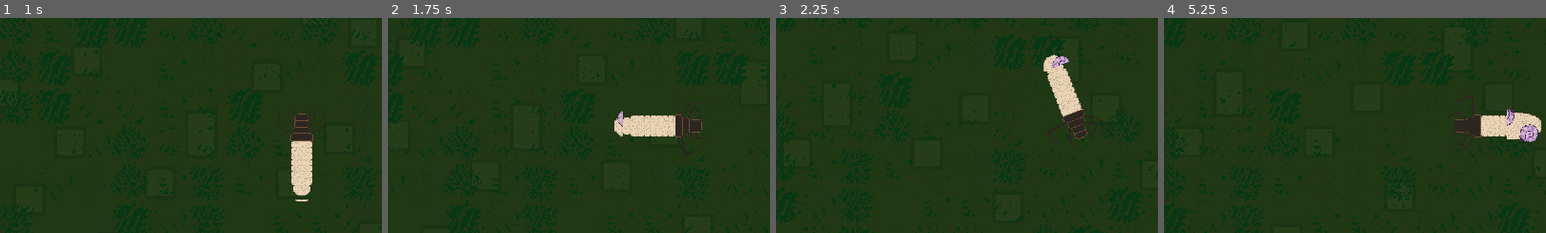
Above: before the commit, frames 1-4 (left to right).
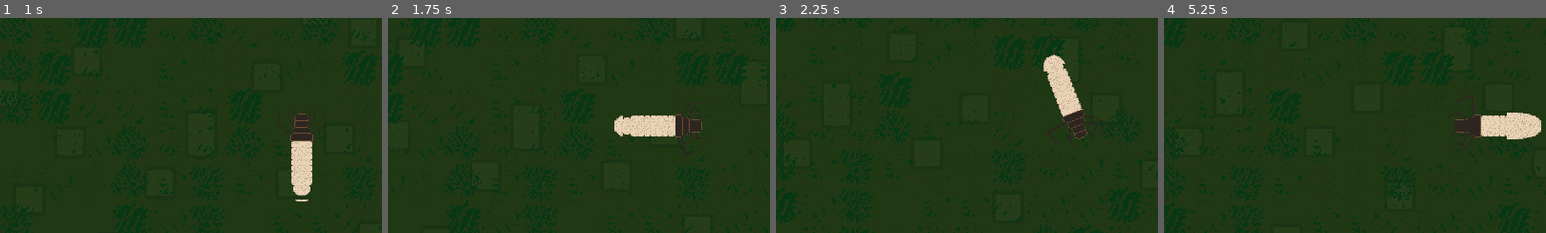
Above: after the commit, the same moments.

Repository: Splashy-Inc/caddishack
Game: Godot game, scene res://SCENES/screen_manager.tscn
The game is run twice, just before and just after one commit, with the same random seed, the same clock (stepped at 60 frames per second) and the same inputs. The engine's default icon, where the game draws it, is replaced by a stand-in: a white triangle on a blue panel in a dark square.
Inputs (mouse positions are % of the whole screen's width and height, from its top left):
- Up to frame 1 (1 s): click "Play" at 0.5 s
- Up to frame 2 (1.75 s): tap Enter at 1.25 s; move the mouse to (72, 45) at 1.27 s; press the mouse at (72, 45) at 1.28 s; hold D (right) from 1.28 s (still down)
- Up to frame 3 (2.25 s): move the mouse to (30, 55) at 2.02 s; release D (right) at 2.03 s; release the mouse at (30, 55) at 2.03 s; hold S (down) from 2.03 s (still down); click (30, 55) at 2.1 s
- Up to frame 4 (5.25 s): move the mouse to (60, 28) at 2.77 s; release S (down) at 2.78 s; press the mouse at (60, 28) at 2.78 s; hold D (right) 2.78-3.53 s; move the mouse to (45, 70) at 3.52 s; release the mouse at (45, 70) at 3.53 s; hold W (up) 3.53-4.28 s; click (45, 70) at 3.6 s; move the mouse to (80, 65) at 4.27 s; press the mouse at (80, 65) at 4.28 s; hold A (left) from 4.28 s (still down); move the mouse to (20, 35) at 5.02 s; release the mouse at (20, 35) at 5.03 s; click (20, 35) at 5.1 s
The pictures show only the part of the screen within x 10-60%, y 25-75%; the shares and areas given below are measured in that part.

Frame 1 is identical in both runs. In frame 2, less than 0.1% of the frame differs, in the area x 60-62%, y 43-51%; in frame 3, 0.2%; in frame 4, 0.5%, in the area x 89-98%, y 42-58%.

Commit message:
Caddis fly pick up and apply materials

Diff:
--- a/SCENES/TERRARIUM/bead.tscn
+++ b/SCENES/TERRARIUM/bead.tscn
@@ -104,12 +104,12 @@
 
 [node name="SandSprite" type="AnimatedSprite2D" parent="."]
 sprite_frames = SubResource("SpriteFrames_ld082")
-animation = &"YELLOW"
+animation = &"COLORLESS"
 autoplay = "COLORLESS"
 
 [node name="ItemSprite" type="AnimatedSprite2D" parent="."]
 sprite_frames = SubResource("SpriteFrames_mxfaq")
-animation = &"SHELL"
+animation = &"BASIC"
 autoplay = "BASIC"
 
 [node name="ClickableArea" type="Area2D" parent="."]
--- a/SCRIPTS/TERRARIUM/bead.gd
+++ b/SCRIPTS/TERRARIUM/bead.gd
@@ -49,3 +49,18 @@
 	scale = target_scale
 	travel_target_rotation = target_rotation
 	is_travelling = true
+
+func set_info(new_info: BeadInfo):
+	if info.sand.color != new_info.sand.color:
+		set_color(new_info.sand.color)
+
+	if info.special.type != new_info.special.type:
+		set_special(new_info.special.type)
+
+func set_color(new_color: SandMaterialInfo.SandColor):
+	info.sand.color = new_color
+	sand_sprite.play(SandMaterialInfo.SandColor.keys()[info.sand.color])
+
+func set_special(new_special_type: SpecialMaterialInfo.SpecialType):
+	info.special.type = new_special_type
+	item_sprite.play(SpecialMaterialInfo.SpecialType.keys()[info.special.type])
--- a/SCRIPTS/TERRARIUM/caddisfly.gd
+++ b/SCRIPTS/TERRARIUM/caddisfly.gd
@@ -56,8 +56,9 @@
 func _on_collection_area_body_entered(body: Node2D) -> void:
 	if body is BeadMaterial:
 		if body.info is SandMaterialInfo and bead.info.sand.color == SandMaterialInfo.SandColor.COLORLESS:
-			bead.info.sand.color = body.info.color
+			bead.set_color(body.info.color)
 			body.queue_free()
+
 		if body.info is SpecialMaterialInfo and bead.info.special.type == SpecialMaterialInfo.SpecialType.BASIC:
-			bead.info.special.type = body.info.type
+			bead.set_special(body.info.type)
 			body.queue_free()
